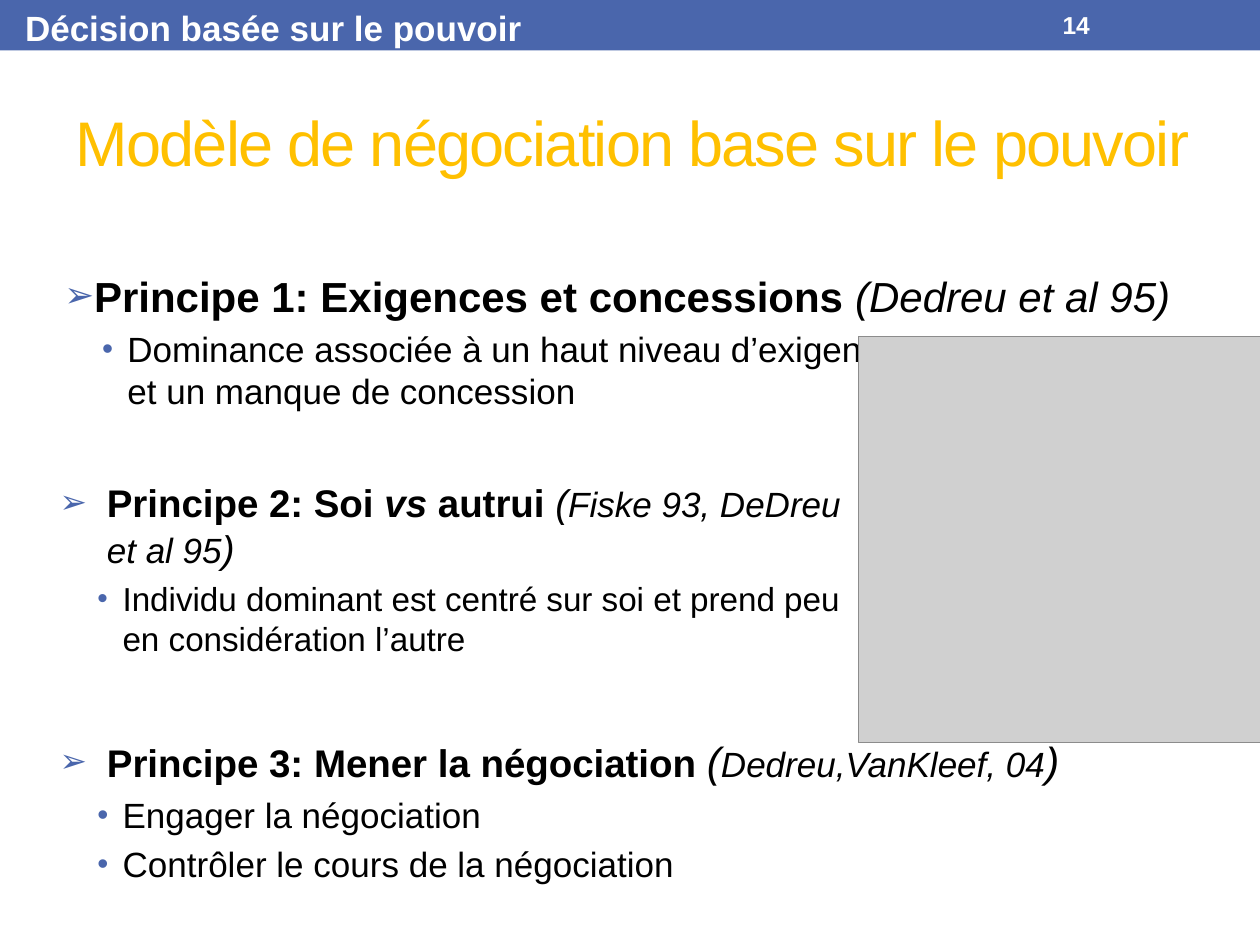
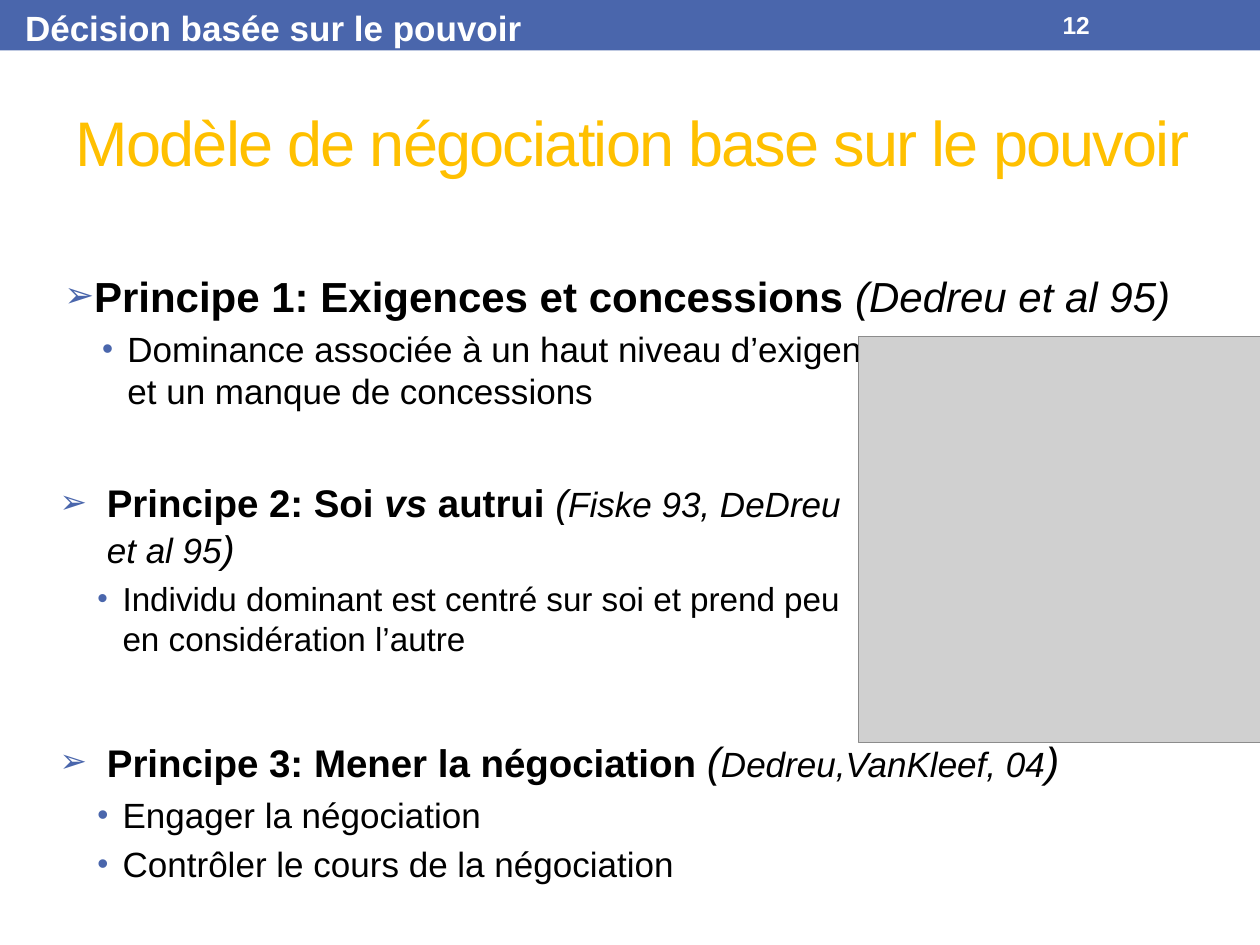
Before and after one commit to Olydia/Discolog, a slide deck: slide 12 of papers/Presentations/WACAI18/WACAI18.pptx (slide 14 before the commit). Drawn at 1260x945 pixels with LibreOffice and Linux fonts; fonts in the diff are those of the drawing; grey boxes stand for pictures. Boxes give left, top, right and bottom in pixels: in the first picture for what was removed or moved away, otherwise in the second. Text is boxed around its words. In the diff, an @@ line names an element or a change of style, - is before the commit and + after.

```diff
--- a/papers/Presentations/WACAI18/WACAI18.pptx
+++ b/papers/Presentations/WACAI18/WACAI18.pptx
@@ page number at (1063,17,1090,34): text changed @@
-14
+12
@@ text at (127,334,1210,411): text changed @@
-    • Dominance associée à un haut niveau d’exigence dans la négociation et un manque de concession
+    • Dominance associée à un haut niveau d’exigence dans la négociation et un manque de concessions
```
Also in this commit, not shown: 3 other slides changed, 3 slides removed, 2 other files.
